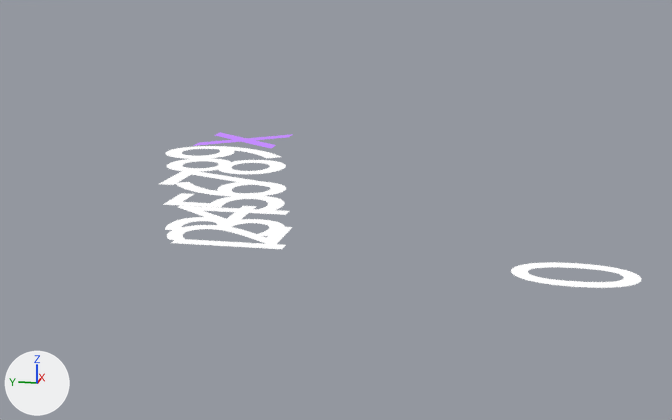
What one commit did to the Blender file rendermarker.numbers_combo.blend.
Camera for both pictures: a 50 mm camera at (-5.09, 0.37, 1.57) aimed at (0.01, 1.39, 0.3). The axes (+X, +Y, +Z) are drawn at lower left. The lights are the same throughout. Text is drawn in Blender's own font.

Names of what the first picture shows: 'Text.078', 'Text.080', 'Text.081', 'Text.082', 'Text.083', 'Text.084', 'Text.085', 'Text.086', 'Text.087', 'Text.088', 'Text.089'.
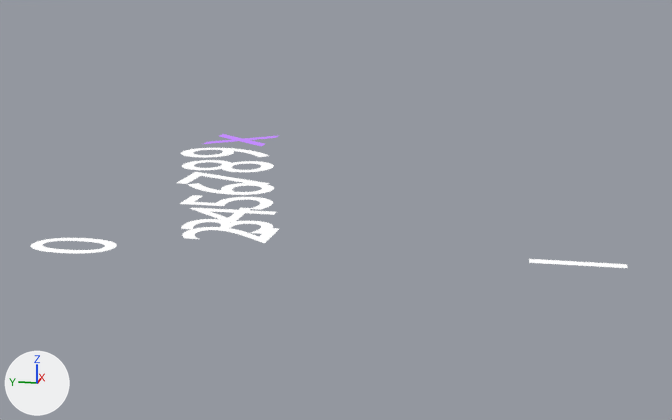
Where the change shows, as pixel boxes (x1, y1, x2, y2) in the pictures (672 x 420 px):
'Text.089', moved, rescaled (34% narrower, 37% shorter): before (511, 262, 641, 288); after (31, 238, 117, 254)
'Text.081', rescaled (22% narrower, 24% shorter): before (167, 158, 286, 174); after (182, 160, 274, 172)
'Text.087', rescaled (22% narrower, 23% shorter): before (167, 225, 292, 246); after (182, 227, 279, 243)
'Text.086', rescaled (23% narrower, 20% shorter): before (165, 217, 285, 236); after (181, 219, 273, 234)
'Text.084', rescaled (24% narrower, 20% shorter): before (163, 193, 285, 212); after (180, 195, 273, 210)
'Text.083', rescaled (21% narrower, 19% shorter): before (176, 182, 286, 197); after (187, 183, 274, 195)
'Text.088', moved, rescaled (14% narrower, 9% shorter): before (171, 239, 286, 249); after (529, 259, 628, 268)
'Text.085', rescaled (22% narrower, 20% shorter): before (178, 206, 289, 225); after (190, 208, 276, 223)
'Text.080', rescaled (23% narrower, 21% shorter): before (165, 146, 280, 159); after (181, 148, 269, 158)
'Text.082', rescaled: before (159, 171, 282, 187); after (177, 172, 270, 186)
'Text.078', rescaled (26% narrower, 28% shorter): before (193, 132, 293, 149); after (204, 134, 278, 146)

What the commit changed:
Object 'Text.078' (ob_text_078) is rescaled from (1.0, 1.0, 1.0) to (0.771, 0.771, 0.771).
Object 'Text.080' (ob_text_080) is rescaled from (1.0, 1.0, 1.0) to (0.771, 0.771, 0.771).
Object 'Text.081' (ob_text_081) is rescaled from (1.0, 1.0, 1.0) to (0.771, 0.771, 0.771).
Object 'Text.082' (ob_text_082) is rescaled from (1.0, 1.0, 1.0) to (0.771, 0.771, 0.771).
Object 'Text.083' (ob_text_083) is rescaled from (1.0, 1.0, 1.0) to (0.771, 0.771, 0.771).
Object 'Text.084' (ob_text_084) is rescaled from (1.0, 1.0, 1.0) to (0.771, 0.771, 0.771).
Object 'Text.085' (ob_text_085) is rescaled from (1.0, 1.0, 1.0) to (0.771, 0.771, 0.771).
Object 'Text.086' (ob_text_086) is rescaled from (1.0, 1.0, 1.0) to (0.771, 0.771, 0.771).
Object 'Text.087' (ob_text_087) is rescaled from (1.0, 1.0, 1.0) to (0.771, 0.771, 0.771).
Object 'Text.088' (ob_text_088) moves from (0.0, 2.0, 0.064) to (0.0, 0.0, 0.064).
Object 'Text.088' (ob_text_088) is rescaled from (1.0, 1.0, 1.0) to (0.771, 0.771, 0.771).
Object 'Text.089' (ob_text_089) moves from (0.0, 0.0, 0.0) to (0.0, 3.0, 0.0).
Object 'Text.089' (ob_text_089) is rescaled from (1.0, 1.0, 1.0) to (0.771, 0.771, 0.771).
